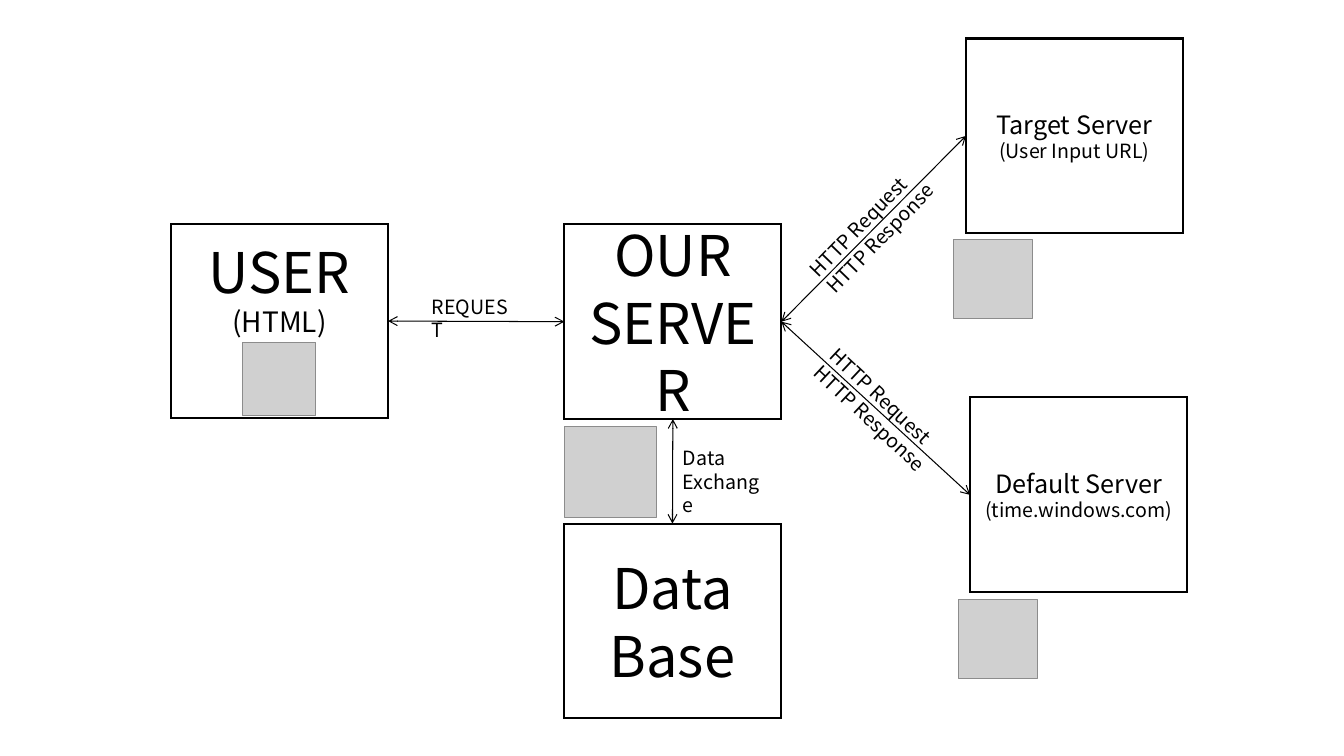
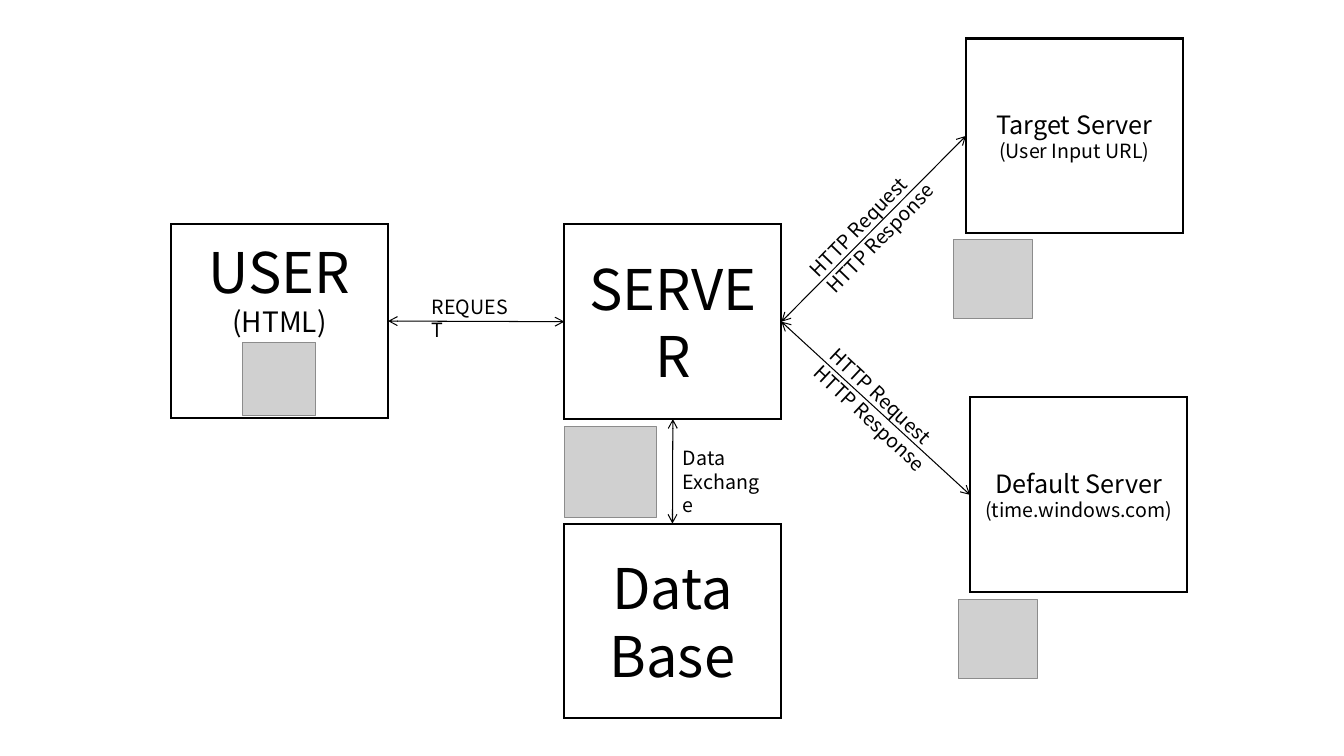
Before and after one commit to hckang17/ServerTime, a slide deck: slide 1 of Report/보고서자료.pptx. Drawn at 1344x756 pixels with LibreOffice and Linux fonts; fonts in the diff are those of the drawing; grey boxes stand for pictures. Boxes give left, top, right and bottom in pixels: in the first picture for what was removed or moved away, otherwise in the second. Text is boxed around its words. In the diff, an @@ line names an element or a change of style, - is before the commit and + after.

```diff
--- a/Report/보고서자료.pptx
+++ b/Report/보고서자료.pptx
@@ text in rectangle at bbox=[614, 223, 731, 277]: paragraph removed @@
-OUR
```
Also in this commit, not shown: 1 slide added, 1 other file.
